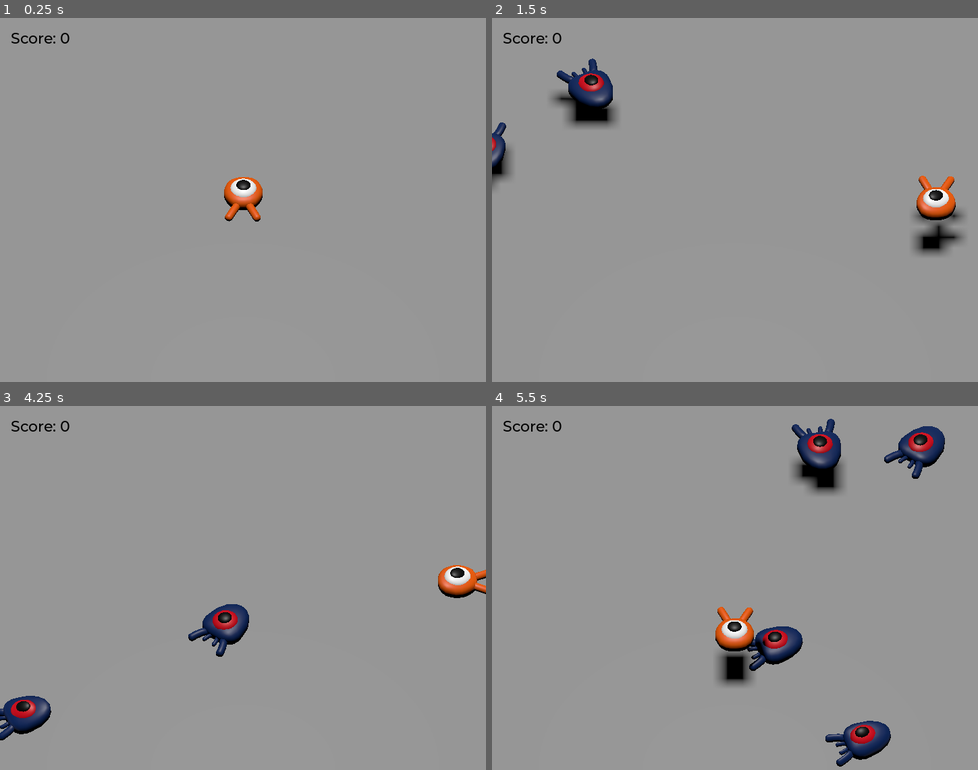
Above: before the commit, frames 1-4 (two rows, left to right).
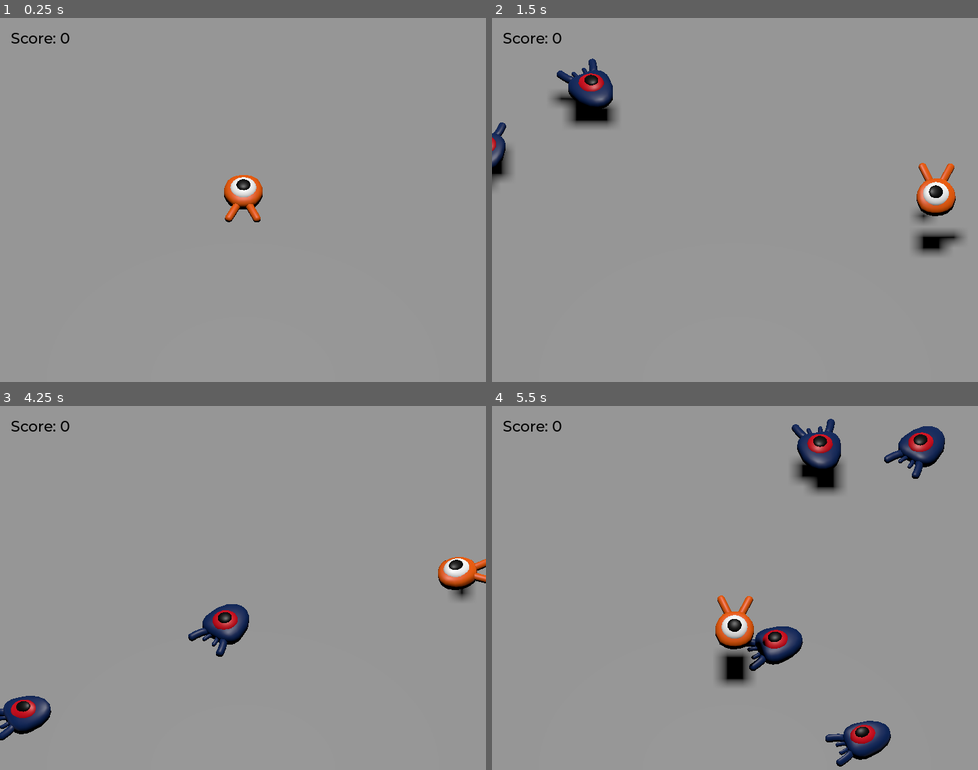
Above: after the commit, the same moments.

Repository: iidadaiti/squash-the-creeps
Game: Godot game, scene res://scenes/main.tscn
Same seed, same stepped clock (60 frames per second), same inputs: the game is played once before the commit and once after it.
Inputs:
- Up to frame 1 (0.25 s): no input
- Up to frame 2 (1.5 s): tap Enter (ui_accept) at 0.5 s; hold Right (move_right) 0.53-1.28 s; tap Space (jump) at 0.6, 0.77, 1.07, 1.35 s; hold Down (move_back) from 1.28 s (still down)
- Up to frame 3 (4.25 s): tap Space (jump) at 1.52, 1.82, 2.1, 2.85, 3.02, 3.32, 3.6, 3.77, 4.07 s; release Down (move_back) at 2.03 s; hold Right (move_right) 2.03-2.78 s; hold Up (move_forward) 2.78-3.53 s; hold Left (move_left) from 3.53 s (still down)
- Up to frame 4 (5.5 s): tap Space (jump) at 4.35, 4.52, 4.82, 5.1 s; release Left (move_left) at 5.03 s; hold Down (move_back) from 5.03 s (still down)

The runs differ from the first frame. In frame 1, 0.2% of the frame differs, in the area x 46-55%, y 43-57%; in frame 2, 1.1%, in the area x 87-98%, y 39-61%; in frame 3, 0.9%; in frame 4, 0.7%.

Commit message:
add player animation

Diff:
--- a/components/player/player.gd
+++ b/components/player/player.gd
@@ -70,6 +70,9 @@
 
 	if move_vector != Vector3.ZERO:
 		$Pivot.look_at(position + move_vector, Vector3.UP)
+		$AnimationPlayer.speed_scale = 4
+	else:
+		$AnimationPlayer.speed_scale = 1
 
 	# Ground Velocity
 	_target_velocity.x = move_vector.x * speed
@@ -95,6 +98,8 @@
 	velocity = _target_velocity
 	move_and_slide()
 
+	$Pivot.rotation.x = PI / 6 * velocity.y / jump_impulse
+
 
 func die():
 	hit.emit()
--- a/components/player/player.tscn
+++ b/components/player/player.tscn
@@ -10,6 +10,68 @@
 height = 0.2
 radius = 0.9
 
+[sub_resource type="Animation" id="Animation_tb12p"]
+resource_name = "float"
+length = 1.2
+loop_mode = 1
+tracks/0/type = "value"
+tracks/0/imported = false
+tracks/0/enabled = true
+tracks/0/path = NodePath("Pivot/Character:position")
+tracks/0/interp = 1
+tracks/0/loop_wrap = true
+tracks/0/keys = {
+"times": PackedFloat32Array(0.3, 0.7, 1.2),
+"transitions": PackedFloat32Array(0.42, 2.07, 1),
+"update": 0,
+"values": [Vector3(0, 0, 0), Vector3(0, 0.65, 0), Vector3(0, 0.35, 0)]
+}
+tracks/1/type = "value"
+tracks/1/imported = false
+tracks/1/enabled = true
+tracks/1/path = NodePath("Pivot/Character:rotation")
+tracks/1/interp = 1
+tracks/1/loop_wrap = true
+tracks/1/keys = {
+"times": PackedFloat32Array(0.1, 0.5, 1.2),
+"transitions": PackedFloat32Array(0.42, 0.44, 1),
+"update": 0,
+"values": [Vector3(0, 0, 0), Vector3(0.139626, 0, 0), Vector3(-0.15708, 0, 0)]
+}
+
+[sub_resource type="Animation" id="Animation_17euv"]
+length = 0.001
+tracks/0/type = "value"
+tracks/0/imported = false
+tracks/0/enabled = true
+tracks/0/path = NodePath("Pivot/Character:position")
+tracks/0/interp = 1
+tracks/0/loop_wrap = true
+tracks/0/keys = {
+"times": PackedFloat32Array(0),
+"transitions": PackedFloat32Array(1),
+"update": 0,
+"values": [Vector3(0, 0, 0)]
+}
+tracks/1/type = "value"
+tracks/1/imported = false
+tracks/1/enabled = true
+tracks/1/path = NodePath("Pivot/Character:rotation")
+tracks/1/interp = 1
+tracks/1/loop_wrap = true
+tracks/1/keys = {
+"times": PackedFloat32Array(0),
+"transitions": PackedFloat32Array(1),
+"update": 0,
+"values": [Vector3(0, 0, 0)]
+}
+
+[sub_resource type="AnimationLibrary" id="AnimationLibrary_w2vik"]
+_data = {
+"RESET": SubResource("Animation_17euv"),
+"float": SubResource("Animation_tb12p")
+}
+
 [node name="Player" type="CharacterBody3D"]
 collision_mask = 6
 script = ExtResource("1_mnpeg")
@@ -19,9 +81,9 @@
 shape = SubResource("SphereShape3D_o1y24")
 
 [node name="Pivot" type="Node3D" parent="."]
+transform = Transform3D(1, 0, 0, 0, 1, 0, 0, 0, 1, 0, 0.5, 0)
 
 [node name="Character" parent="Pivot" instance=ExtResource("1_licuj")]
-transform = Transform3D(1, 0, 0, 0, 1, 0, 0, 0, 1, 0, 0.475, 0)
 
 [node name="MobDetector" type="Area3D" parent="."]
 collision_layer = 0
@@ -32,4 +94,10 @@
 transform = Transform3D(1, 0, 0, 0, 1, 0, 0, 0, 1, 0, 1, 0)
 shape = SubResource("CylinderShape3D_v37wr")
 
+[node name="AnimationPlayer" type="AnimationPlayer" parent="."]
+libraries = {
+"": SubResource("AnimationLibrary_w2vik")
+}
+autoplay = "float"
+
 [connection signal="body_entered" from="MobDetector" to="." method="_on_mob_detector_body_entered"]
Not shown: 1 places in components/player/player.tscn that only renumber resources
